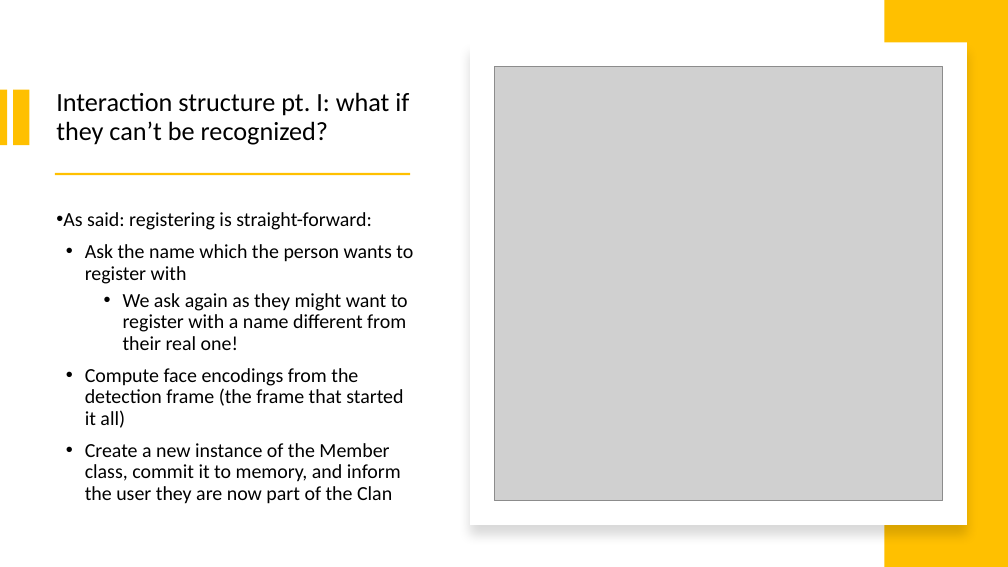
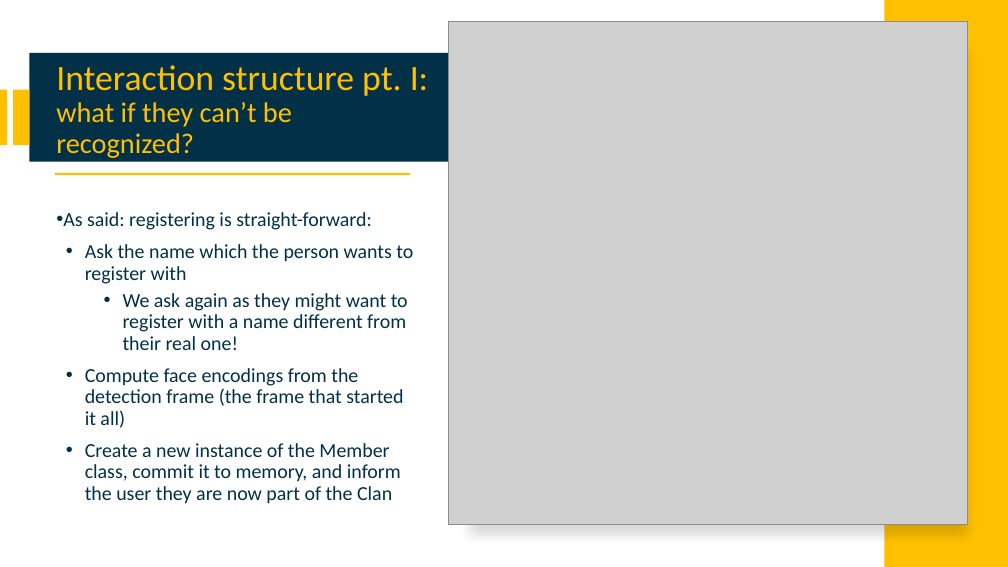
Before and after one commit to attennig/MultimodalMultiuserHomeAssistant, a slide deck: slide 9 of Multimodal personalized multiuser Home Assistant.pptx. Drawn at 1008x567 pixels with LibreOffice and Linux fonts; fonts in the diff are those of the drawing; grey boxes stand for pictures. Boxes give left, top, right and bottom in pixels: in the first picture for what was removed or moved away, otherwise in the second. Text is boxed around its words. In the diff, an @@ line names an element or a change of style, - is before the commit and + after.

```diff
--- a/Multimodal personalized multiuser Home Assistant.pptx
+++ b/Multimodal personalized multiuser Home Assistant.pptx
@@ picture: place and size @@
-picture at [495, 66, 943, 501]
+picture at [448, 22, 967, 525]
@@ rectangle added at [29, 53, 470, 162], fill #023047 @@
@@ title "Interaction structure pt. I: what ...": place and size @@
-title "Interaction structure pt. I: what ..." at [56, 92, 409, 145]
+title "Interaction structure pt. I: what ..." at [56, 65, 428, 158]
@@ title "Interaction structure pt. I: what ..." at [56, 65, 428, 158]: size 25 to 34 pt in "Interaction structure pt. I:"; size 25 to 27 pt in "what if they can’t be recognized?"; text colour #000000 to #FFC000 @@
@@ text "As said: registering is straight-forward:" at [63, 212, 413, 504]: text colour #000000 to #023047 @@
```
Also in this commit, not shown: 6 other slides changed.
